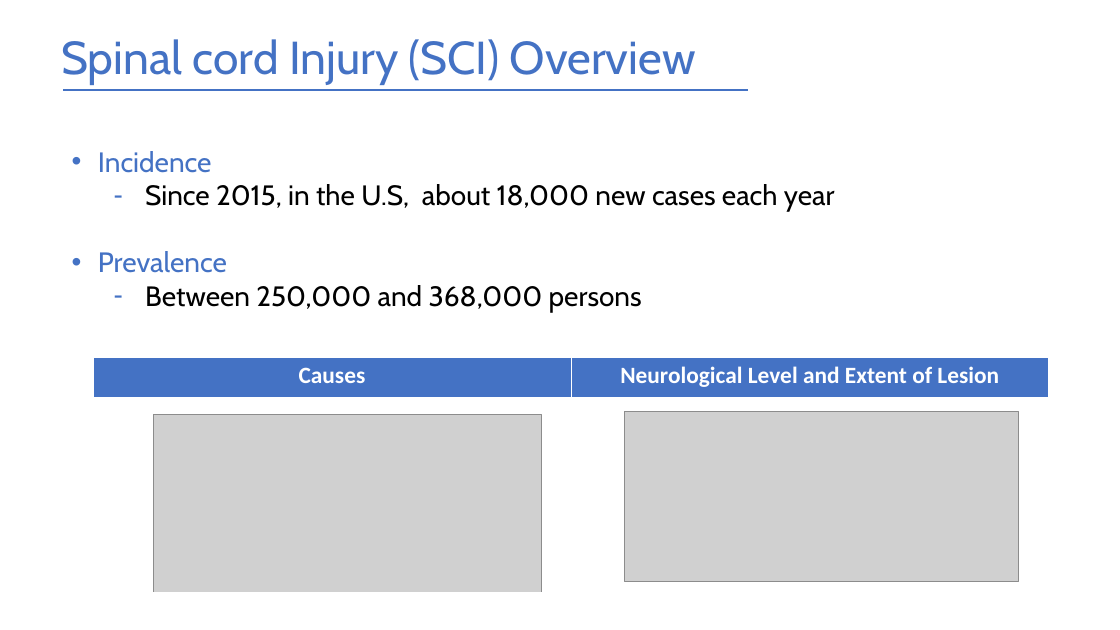
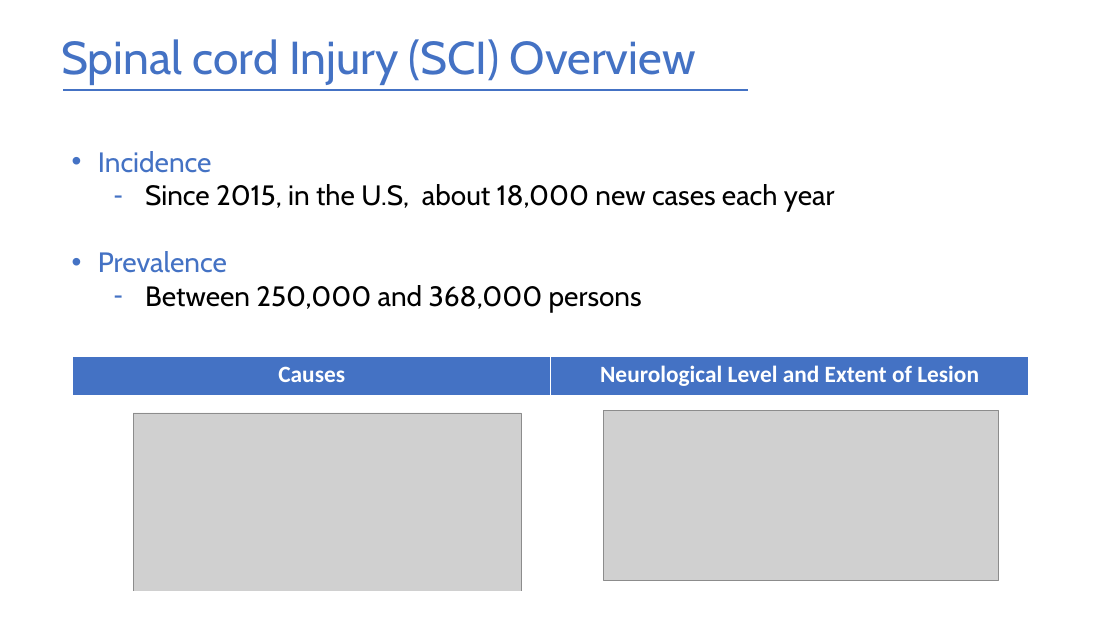
Before and after one commit to ygrepo/Cell-and-Tissue-Engineering, a slide deck: slide 2 of Module_11_StemCells/Conclusion_project/Presentation.pptx. Drawn at 1120x630 pixels with LibreOffice and Linux fonts; fonts in the diff are those of the drawing; grey boxes stand for pictures. Boxes give left, top, right and bottom in pixels: in the first picture for what was removed or moved away, otherwise in the second. Text is boxed around its words. In the diff, an @@ line names an element or a change of style, - is before the commit and + after.

```diff
--- a/Module_11_StemCells/Conclusion_project/Presentation.pptx
+++ b/Module_11_StemCells/Conclusion_project/Presentation.pptx
@@ 2 pictures, 1 table: place and size @@
-2 pictures, 1 table at [93, 357, 1049, 592]
+2 pictures, 1 table at [73, 356, 1029, 592]
```
Also in this commit, not shown: 2 other slides changed, 2 slides added, 20 other files.
